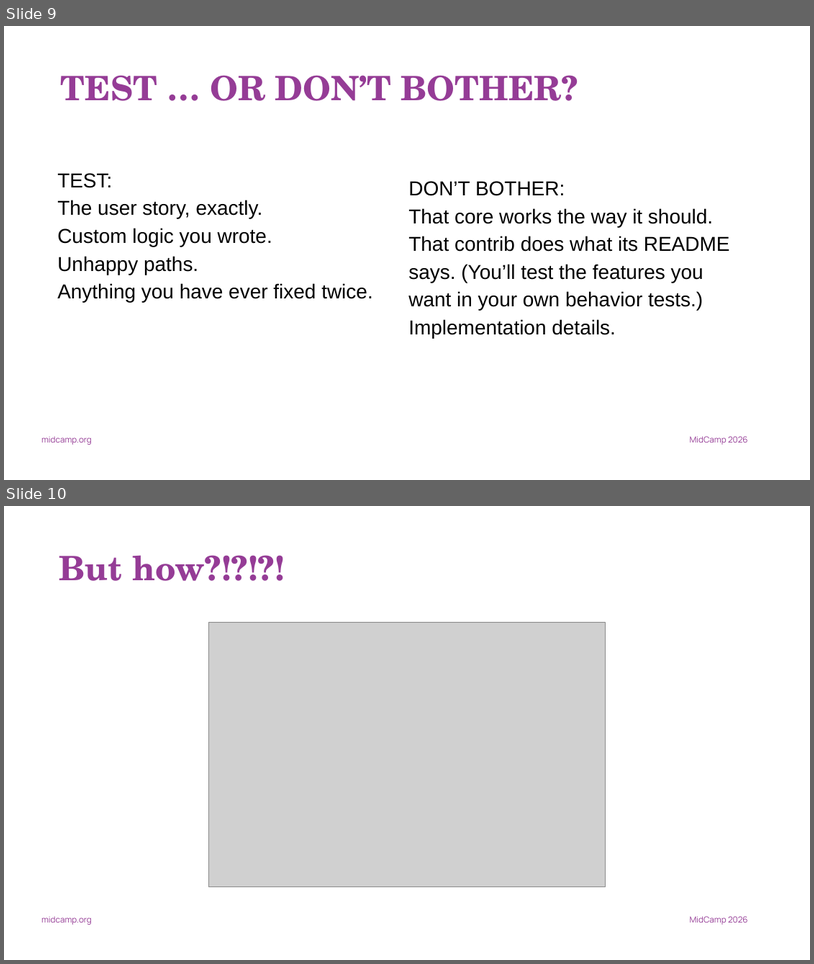
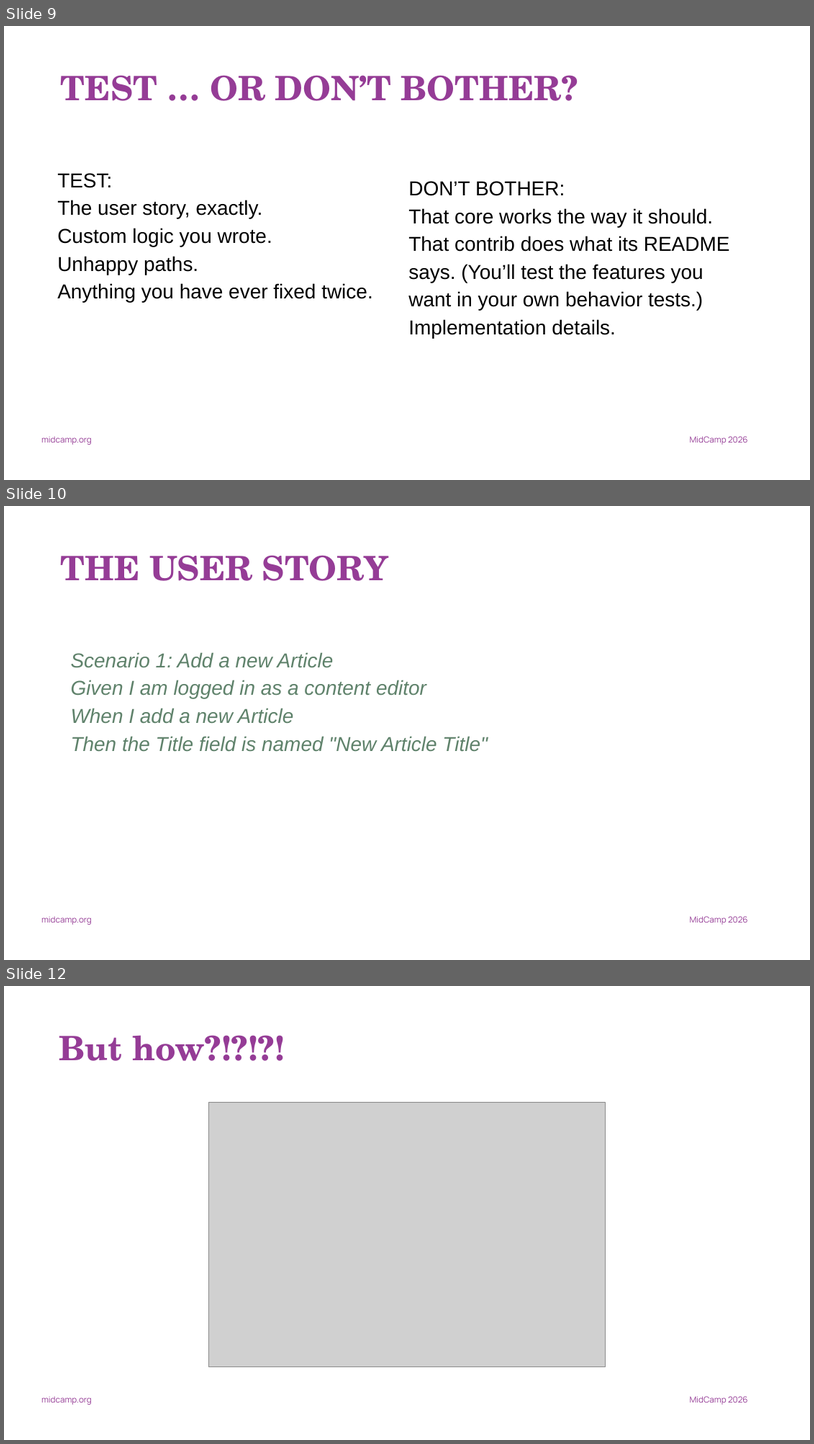
Before and after one commit to jonathanfranks/dtt2026, a slide deck: dtt-talk-deck.pptx. Shown one above the other, each under a label of ours: slides 9 and 10 before the commit, slides 9, 10 and 12 after it; the slides between them are not shown. The pictures are 814x964 and 814x1444 pixels, drawn with LibreOffice and Linux fonts; fonts in the diff are those of the drawing; grey boxes stand for pictures. Boxes give left, top, right and bottom in pixels: in the first picture for what was removed or moved away, otherwise in the second. Text is boxed around its words. In the diff, an @@ line names an element or a change of style, - is before the commit and + after.

```diff
--- a/dtt-talk-deck.pptx
+++ b/dtt-talk-deck.pptx
@@ slide 10 added at (4, 506, 810, 960), background #FFFFFF; not listed: 3 template elements that a slide beside it also shows @@
@@ title added at (61, 555, 388, 581), 80 pt, text #953C96, bold @@
+THE USER STORY
@@ text added at (71, 652, 488, 752), 48 pt, text #5F826B, italic @@
+Scenario 1: Add a new Article
+Given I am logged in as a content editor
+When I add a new Article
+Then the Title field is named "New Article Title"
@@ what was slide 10 is now slide 12 @@
```
Also in this commit, not shown: 1 other slide added.
